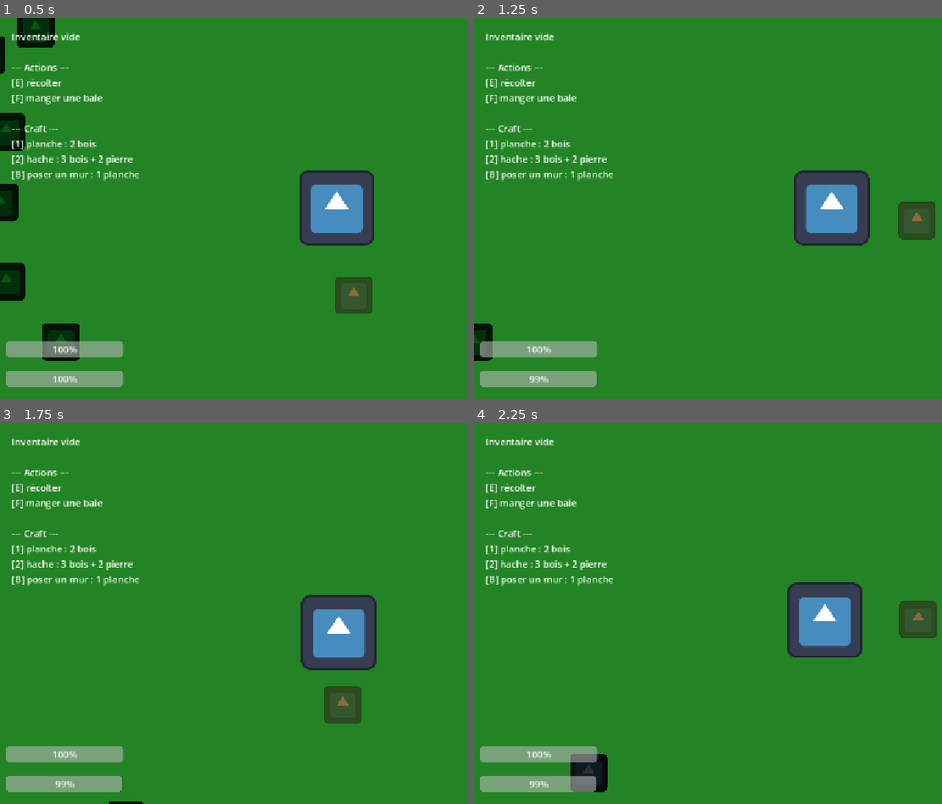
Above: before the commit, frames 1-4 (two rows, left to right).
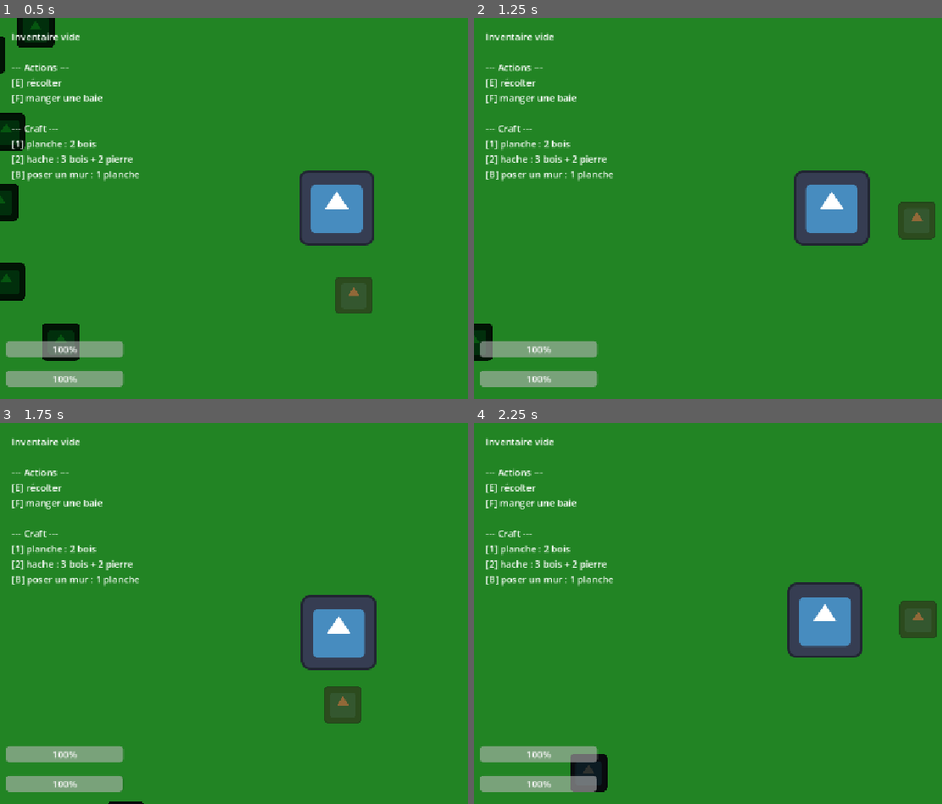
Above: after the commit, the same moments.

Repository: Citrix-games/nouveau-projet-de-jeu
Game: Godot game, scene res://main.tscn
Same seed, same stepped clock (60 frames per second), same inputs: the game is played once before the commit and once after it. The engine's default icon, where the game draws it, is replaced by a stand-in: a white triangle on a blue panel in a dark square.
Inputs:
- Up to frame 1 (0.5 s): no input
- Up to frame 2 (1.25 s): tap Enter at 0.5 s; hold Right (ui_right) from 0.53 s (still down); hold E (interagir) from 0.53 s (still down)
- Up to frame 3 (1.75 s): release Right (ui_right) at 1.28 s; release E (interagir) at 1.28 s; hold Down (ui_down) from 1.28 s (still down); tap 1 at 1.35 s
- Up to frame 4 (2.25 s): release Down (ui_down) at 2.03 s; hold Right (ui_right) from 2.03 s (still down); tap 2 at 2.1 s

Frame 1 is identical in both runs. In frame 2, less than 0.1% of the frame differs, in the area x 11-27%, y 92-97%; in frame 3, less than 0.1%; in frame 4, less than 0.1%.

Commit message:
Étape 7c : cycle jour nuit

Diff:
--- /dev/null
+++ b/cycle_jour_nuit.gd
@@ -0,0 +1,54 @@
+extends CanvasModulate
+
+# Durée d'une journée complète (24 h de jeu), en secondes réelles
+@export var duree_jour: float = 120.0
+# Heure de jeu au lancement (8.0 = 8 h du matin)
+@export var heure_depart: float = 8.0
+# Le jour dure de l'heure de lever à l'heure de coucher
+@export var heure_lever: float = 6.0
+@export var heure_coucher: float = 18.0
+# Durée (en heures de jeu) de l'aube et du crépuscule
+@export var duree_transition: float = 2.0
+
+@export var couleur_nuit: Color = Color(0.15, 0.18, 0.4)
+@export var couleur_aube: Color = Color(1.0, 0.65, 0.55)
+@export var couleur_jour: Color = Color(1.0, 1.0, 1.0)
+@export var couleur_crepuscule: Color = Color(1.0, 0.55, 0.35)
+
+var heure: float = 8.0
+
+func _ready():
+	heure = heure_depart
+	add_to_group("cycle_jour_nuit")
+	color = calculer_couleur()
+
+func _process(delta):
+	heure = fmod(heure + 24.0 * delta / duree_jour, 24.0)
+	color = calculer_couleur()
+
+func est_nuit() -> bool:
+	return heure < heure_lever or heure >= heure_coucher
+
+# Avancement (de 0 à 1, adouci) entre deux heures de jeu
+func progression(debut: float, fin: float) -> float:
+	return smoothstep(0.0, 1.0, inverse_lerp(debut, fin, heure))
+
+func calculer_couleur() -> Color:
+	var moitie = duree_transition / 2.0
+	var debut_aube = heure_lever - moitie
+	var fin_aube = heure_lever + moitie
+	var debut_crepuscule = heure_coucher - moitie
+	var fin_crepuscule = heure_coucher + moitie
+
+	if heure < debut_aube or heure >= fin_crepuscule:
+		return couleur_nuit
+	elif heure < heure_lever:
+		return couleur_nuit.lerp(couleur_aube, progression(debut_aube, heure_lever))
+	elif heure < fin_aube:
+		return couleur_aube.lerp(couleur_jour, progression(heure_lever, fin_aube))
+	elif heure < debut_crepuscule:
+		return couleur_jour
+	elif heure < heure_coucher:
+		return couleur_jour.lerp(couleur_crepuscule, progression(debut_crepuscule, heure_coucher))
+	else:
+		return couleur_crepuscule.lerp(couleur_nuit, progression(heure_coucher, fin_crepuscule))
--- a/main.tscn
+++ b/main.tscn
@@ -2,6 +2,7 @@
 
 [ext_resource type="Script" uid="uid://bp6fc0nv1s0g6" path="res://main.gd" id="1_0xm2m"]
 [ext_resource type="PackedScene" uid="uid://b035fodg8tfp7" path="res://player.tscn" id="1_ig7tw"]
+[ext_resource type="Script" uid="uid://dh4qo8j5yjhy0" path="res://cycle_jour_nuit.gd" id="3_h2yge"]
 
 [node name="Main" type="Node2D" unique_id=720858159]
 position = Vector2(-13, 0)
@@ -17,3 +18,6 @@
 offset_right = 1683.0
 offset_bottom = 1863.0
 color = Color(0.13333334, 0.5176471, 0.14117648, 1)
+
+[node name="CycleJourNuit" type="CanvasModulate" parent="." unique_id=150768317]
+script = ExtResource("3_h2yge")
--- a/player.tscn
+++ b/player.tscn
@@ -14,7 +14,7 @@
 [node name="Player" type="CharacterBody2D" parent="." unique_id=2038438553]
 motion_mode = 1
 script = ExtResource("1_onrkg")
-vitesse_faim = 0.5
+vitesse_faim = 0.2
 
 [node name="Indicateur" type="Sprite2D" parent="Player" unique_id=787077132]
 scale = Vector2(0.5, 0.5)
Not shown, added: cycle_jour_nuit.gd.uid
